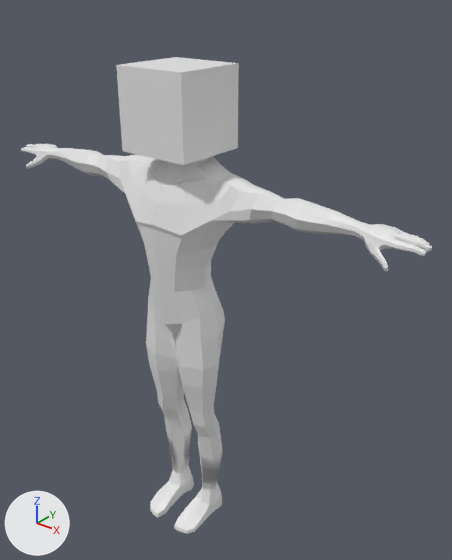
Before and after pictures for a commit that changed the FBX model Assets/Models/Characters/Lowpoly_Body.fbx.
One viewpoint serves both versions: a 50 mm camera at (2.12, -2.27, 3.12) aimed at (0.14, 0.19, 1.59). Arrows for +X, +Y and +Z are at lower left; the lights stay in place. Where no turn or scale is listed for an object, it has been applied to the vertices.

In view in the first picture: 'Body', 'Headmesh'.
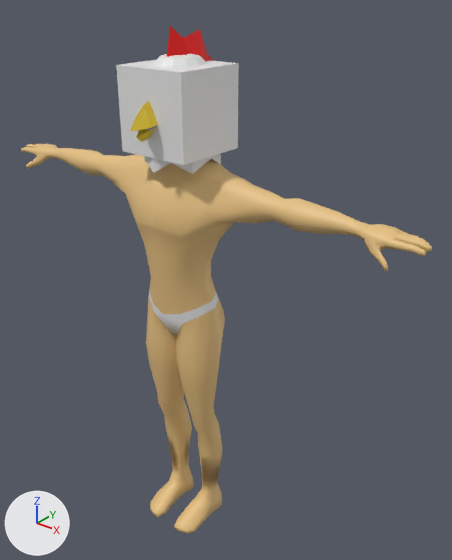
Commit message: add Lowpoly_Body_arm, Lowpoly_knife, Lowpoly_body(Chiken head)

Boxes (x1, y1, x2, y2) around the edits, measured in the pictures (452 x 560 px):
```json
{"object": "Head_Chicken", "change": "added", "after": [130, 26, 221, 174], "faces in mat_매테리얼_001 (white #e7e7e7)": [144, 54, 221, 174], "faces in mat_매테리얼_004 (red #e70400)": [167, 26, 213, 61], "faces in mat_매테리얼_003 (yellow #e7c72d)": [130, 101, 158, 142]}
{"part": 1, "of": "me_body", "change": "built on", "before": [149, 277, 219, 324], "after": [149, 277, 219, 324]}
{"part": 2, "of": "me_body", "change": "recoloured", "before": [21, 144, 432, 534], "after": [21, 144, 432, 534]}
```

Scene script edits in JSON lines:
```json
{"op": "add", "block": "mat_매테리얼_005", "code": ["mat_매테리얼_005 = principled_material('매테리얼.005')", "mat_매테리얼_005.base_color = (0.8, 0.8, 0.8)  # white #e7e7e7", "mat_매테리얼_005.roughness = 0.4"]}
{"op": "add", "block": "mat_body", "code": ["mat_body = principled_material('Body')", "mat_body.base_color = (0.8, 0.535, 0.223)  # beige #e7c182"]}
{"op": "add", "block": "mat_매테리얼_002", "code": ["mat_매테리얼_002 = principled_material('매테리얼.002')", "mat_매테리얼_002.base_color = (0.0, 0.0, 0.0)  # black #000000"]}
{"op": "add", "block": "mat_매테리얼_003", "code": ["mat_매테리얼_003 = principled_material('매테리얼.003')", "mat_매테리얼_003.base_color = (0.8, 0.573, 0.0265)  # yellow #e7c72d"]}
{"op": "add", "block": "mat_매테리얼_004", "code": ["mat_매테리얼_004 = principled_material('매테리얼.004')", "mat_매테리얼_004.base_color = (0.8, 0.00125, 0.0)  # red #e70400"]}
{"op": "add", "block": "mat_매테리얼_001", "code": ["mat_매테리얼_001 = principled_material('매테리얼.001')", "mat_매테리얼_001.base_color = (0.8, 0.8, 0.8)  # white #e7e7e7"]}
{"block": "me_body", "where": "# used by ob_body; location = (0.0, 0.0, 0.0)"}
{"op": "remove", "block": "me_body", "code": "me_body.from_pydata(...)  # 1400 vertices, 1394 faces; spans x -1.33..1.33, y -0.24..0.19, z -0.01..2.39"}
{"op": "add", "block": "me_body", "code": "me_body.from_pydata(...)  # 1414 vertices, 1408 faces; spans x -1.33..1.33, y -0.24..0.19, z -0.01..2.39"}
{"block": "me_body", "change": "me_body part 1"}
{"block": "me_body", "change": "14 faces are deleted"}
{"block": "me_body", "change": "14 vertices are added at x -0.21..0.21, y -0.17..0.12, z 1.48..1.58"}
{"block": "me_body", "change": "14 new faces join them, mat_body (beige #e7c182)"}
{"block": "me_body", "change": "14 new faces join them, mat_매테리얼_005 (white #e7e7e7)"}
{"block": "me_body", "change": "me_body part 2: 1370 faces spanning x -1.33..1.33, y -0.24..0.19, z -0.01..2.39 switch from no material to mat_body (beige #e7c182)"}
{"block": "me_body", "change": "me_body part 3: the surface is now shaded smooth"}
{"op": "add", "block": "me_body", "code": "me_body.materials.append(mat_매테리얼_005)  # white #e7e7e7"}
{"op": "add", "block": "me_구체", "code": ["me_구체 = bpy.data.meshes.new('구체')", "me_구체.from_pydata(...)  # 117 vertices, 113 faces; spans x -0.188..0.188, y -0.635..0.003, z 2.264..2.915", "# faces by material slot: [84, 12, 9, 8]", "me_구체.materials.append(mat_매테리얼_001)  # white #e7e7e7", "me_구체.materials.append(mat_매테리얼_002)  # black #000000", "me_구체.materials.append(mat_매테리얼_003)  # yellow #e7c72d", "me_구체.materials.append(mat_매테리얼_004)  # red #e70400"]}
{"op": "add", "block": "ob_head_chicken", "code": ["ob_head_chicken = bpy.data.objects.new('Head_Chicken', me_구체)", "ob_head_chicken.location = (0.0, 0.312, 0.0)"]}
```
